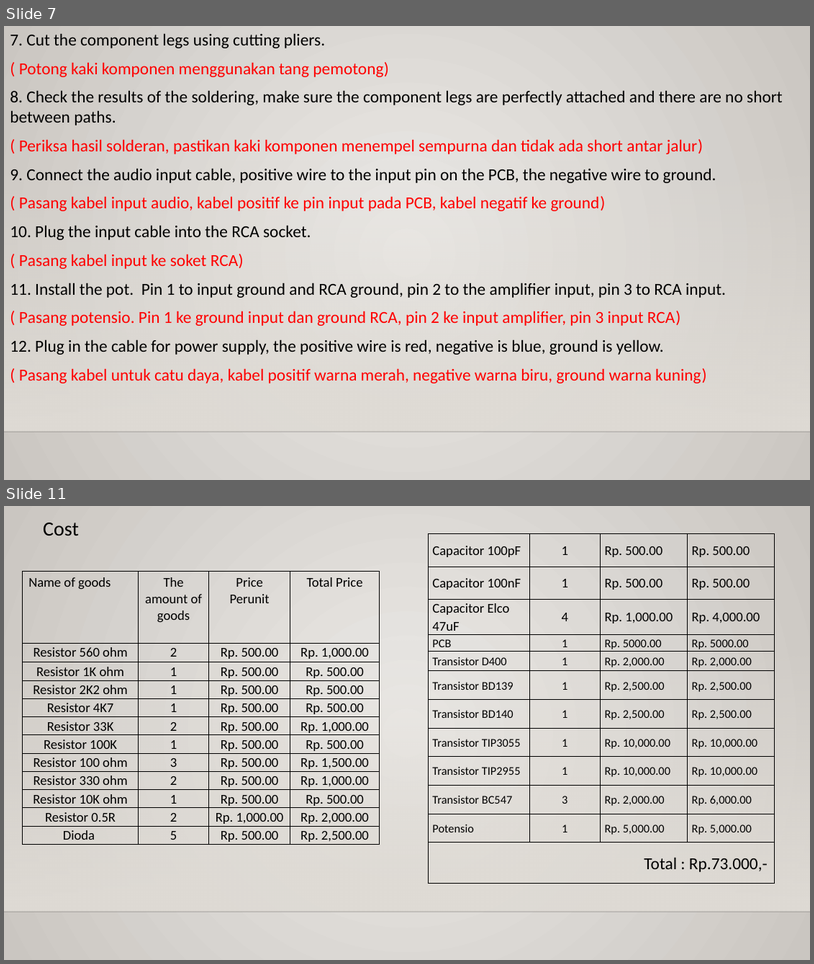
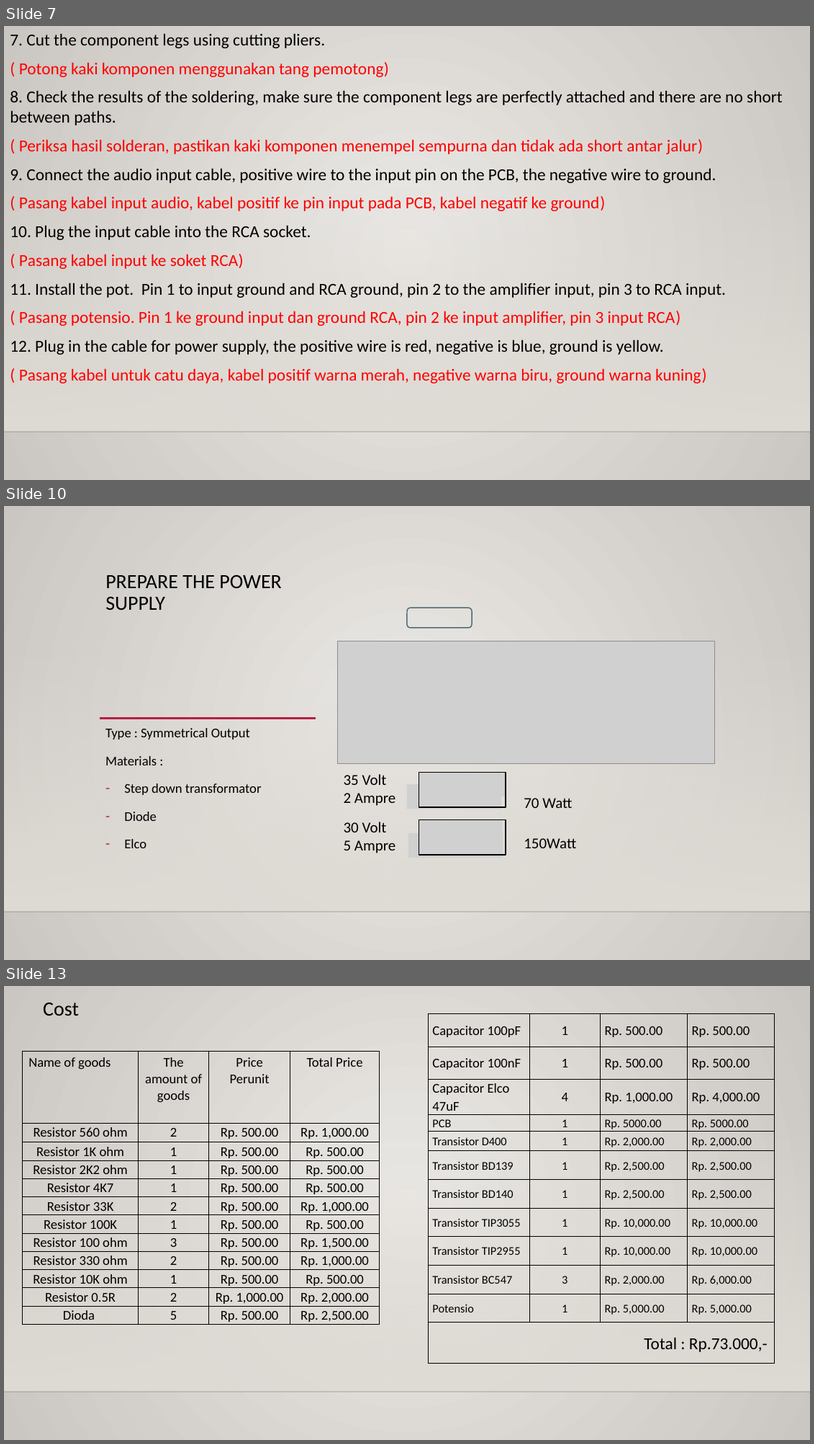
Before and after one commit to rizkywidianto12/Elektronika, a slide deck: Doc/Presentasi.pptx. Shown one above the other, each under a label of ours: slides 7 and 11 before the commit, slides 7, 10 and 13 after it; the slides between them are not shown. The pictures are 814x964 and 814x1444 pixels, drawn with LibreOffice and Linux fonts; fonts in the diff are those of the drawing; grey boxes stand for pictures; background and template pictures are left out. Boxes give left, top, right and bottom in pixels: in the first picture for what was removed or moved away, otherwise in the second. Text is boxed around its words. In the diff, an @@ line names an element or a change of style, - is before the commit and + after.

```diff
--- a/Doc/Presentasi.pptx
+++ b/Doc/Presentasi.pptx
@@ slide 10 added at box(4, 506, 810, 960), background gradient #ECEAE7 to #CAC7C1; not listed: 2 template elements that a slide beside it also shows @@
@@ title added at box(106, 575, 281, 610), 24 pt, text #000000 @@
+PREPARE THE POWER SUPPLY
@@ rounded rectangle added at box(407, 608, 472, 628), outline #4D6C76 1.25 pt @@
@@ picture added at box(338, 641, 715, 763) @@
@@ line added from (100, 718) to (316, 718), #B71E42 2.5 pt @@
@@ text added at box(106, 728, 262, 848), 16 pt, text #000000 @@
+Type : Symmetrical Output
+Materials :
+– Step down transformator
+– Diode
+– Elco
@@ text added at box(344, 774, 396, 806), 18 pt, text #000000 @@
+35 Volt
+2 Ampre
@@ picture added at box(407, 784, 502, 808) @@
@@ picture added at box(419, 772, 506, 796) @@
@@ rectangle added at box(419, 772, 506, 807), outline #000000 1.25 pt @@
@@ text added at box(524, 798, 572, 808), 18 pt, text #000000 @@
+70 Watt
@@ text added at box(344, 821, 396, 853), 18 pt, text #000000 @@
+30 Volt
+5 Ampre
@@ picture added at box(419, 820, 502, 844) @@
@@ rectangle added at box(419, 820, 506, 855), outline #000000 1.25 pt @@
@@ picture added at box(409, 833, 503, 857) @@
@@ text added at box(524, 838, 576, 848), 18 pt, text #000000 @@
+150Watt
@@ what was slide 11 is now slide 13 @@
```
Also in this commit, not shown: 4 slides changed, 5 other slides added, 1 slide removed, 1 other file.
